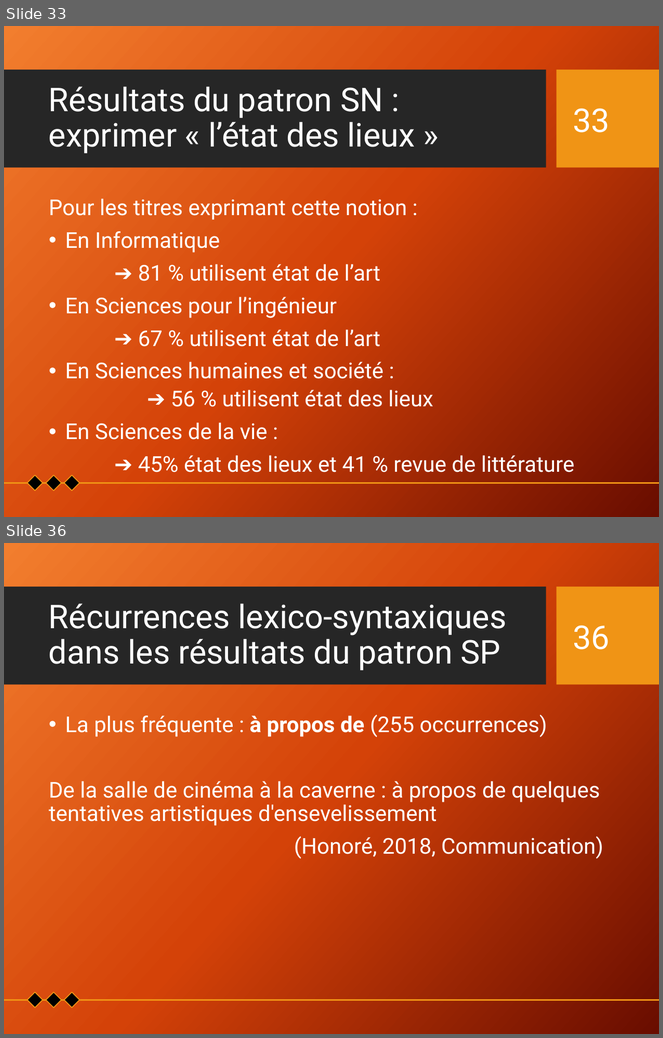
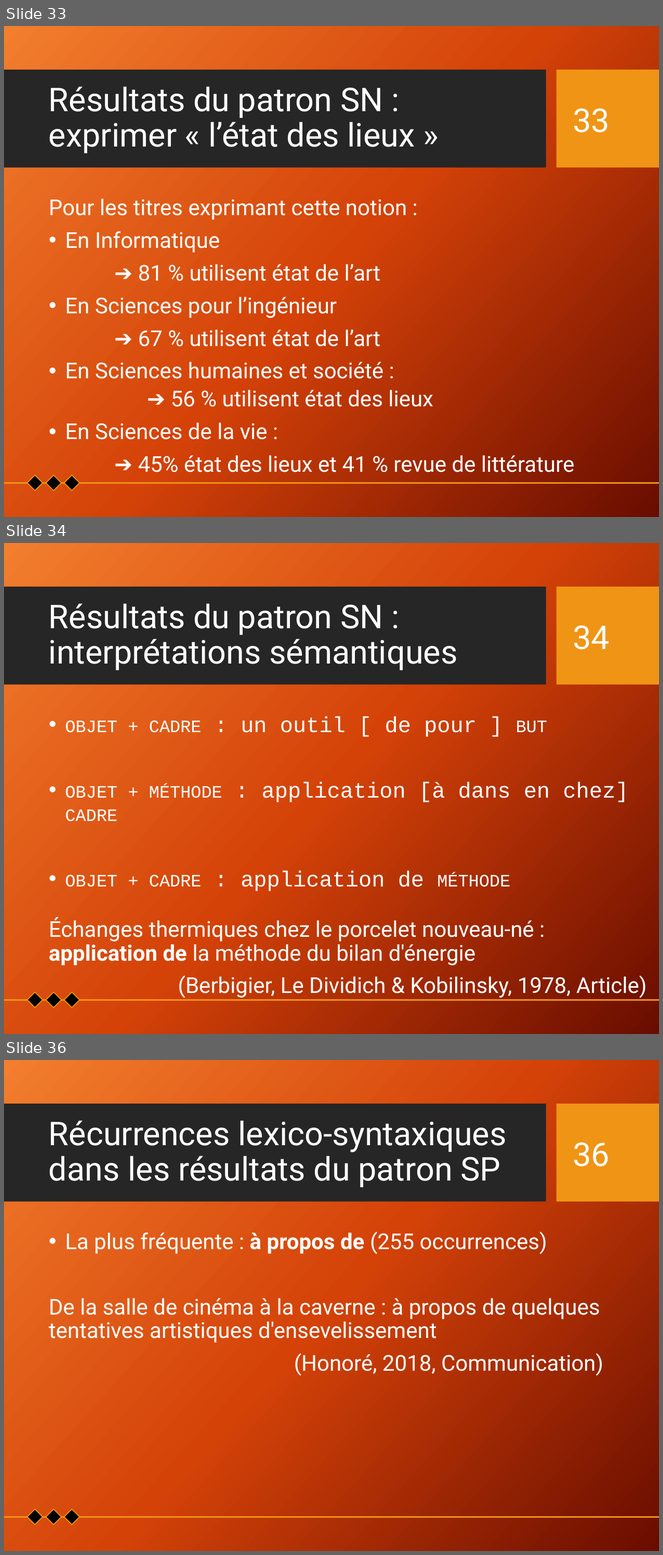
Before and after one commit to Xitog/tal, a slide deck: dossiers/Final - Présentation Projet de recherche.pptx. Shown one above the other, each under a label of ours: slides 33 and 36 before the commit, slides 33, 34 and 36 after it; the slides between them are not shown. The pictures are 663x1038 and 663x1555 pixels, drawn with LibreOffice and Linux fonts; fonts in the diff are those of the drawing; background and template pictures are left out. Boxes give left, top, right and bottom in pixels: in the first picture for what was removed or moved away, otherwise in the second. Text is boxed around its words. In the diff, an @@ line names an element or a change of style, - is before the commit and + after.

```diff
--- a/dossiers/Final - Présentation Projet de recherche.pptx
+++ b/dossiers/Final - Présentation Projet de recherche.pptx
@@ slide 34 added at box(4, 543, 659, 1034), background picture (left out); not listed: 2 template elements that a slide beside it also shows @@
@@ title added at box(49, 603, 457, 670), 36 pt, text #FFFFFF @@
+Résultats du patron SN :
+interprétations sémantiques
@@ page number added at box(573, 625, 610, 650), 36 pt, text #FFFFFF @@
+34
@@ text added at box(49, 717, 647, 999), 24 pt, text #FFFFFF @@
+• objet + cadre : un outil [ de pour ] but
+• objet + méthode : application [à dans en chez] cadre
+• objet + cadre : application de méthode
+Échanges thermiques chez le porcelet nouveau-né : application de la méthode du bilan d'énergie
+(Berbigier, Le Dividich & Kobilinsky, 1978, Article)
@@ group added at box(4, 992, 659, 1008): 3 diamonds, 1 line @@
```
Also in this commit, not shown: 3 slides changed, 2 other slides added, 2 other files.
